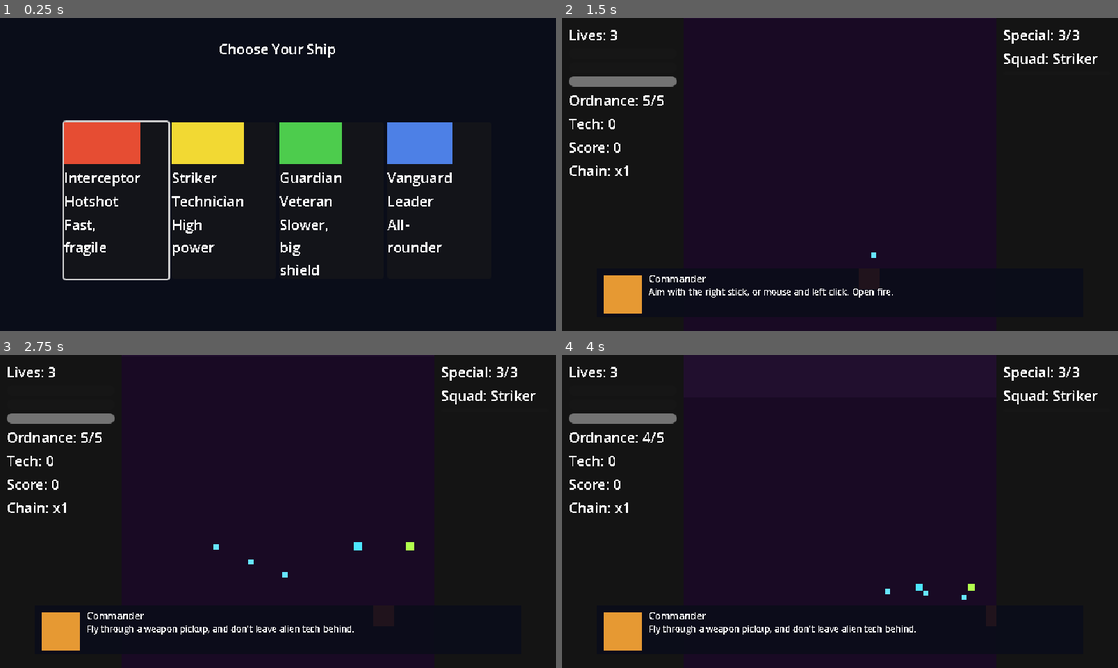
Above: before the commit, frames 1-4 (two rows, left to right).
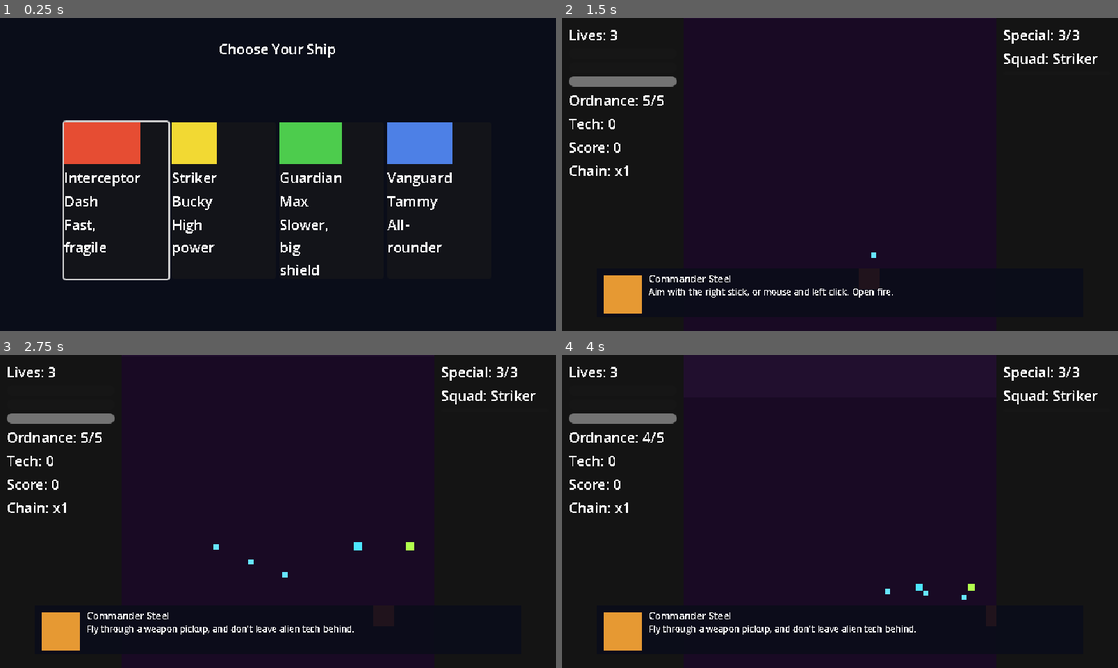
Above: after the commit, the same moments.

Repository: Funfetsunk/terra-intercept
Game: Godot game, scene res://scenes/menus/ship_select.tscn
Two runs of this game, one before a commit and one after it. Both use one fixed random seed, a clock stepped at 60 frames per second and the inputs below.
Inputs (mouse positions are in pixels of both pictures, inside the frame that each line leads up to):
- Up to frame 1 (0.25 s): no input
- Up to frame 2 (1.5 s): click (678, 199) at 0.5 s; tap Enter (ui_accept) at 1.25 s; move the mouse to (962, 158) at 1.27 s; hold D (p1_move_right) from 1.28 s (still down); click (962, 158) at 1.35 s
- Up to frame 3 (2.75 s): tap Enter (ui_accept) at 1.52 s; release D (p1_move_right) at 2 s; drag from (166, 527) to (383, 614) at 2.02 s
- Up to frame 4 (4 s): move the mouse to (895, 442) at 2.77 s; hold D (p1_move_right) 2.78-3.5 s; hold Space (p1_ordnance) 2.78-3.5 s; drag from (812, 574) to (973, 570) at 3.52 s

The runs differ from the first frame. In frame 1, 1.2% of the frame differs, in the area x 12-79%, y 33-62%; in frame 2, less than 0.1%; in frame 3, less than 0.1%; in frame 4, less than 0.1%.

Commit message:
Name the pilots and commander, replacing dialogue placeholders
Dash (Interceptor), Bucky (Striker), Max (Guardian), Tammy (Vanguard),
Commander Steel. Squad speaker names come from ShipData.pilot_name at
runtime, so only the 4 ship resources needed changing there; the 6
tutorial/intro dialogue resources still hardcoded "Commander" as
speaker_name and needed updating directly.

Co-Authored-By: Claude Sonnet 5 <noreply@anthropic.com>
Claude-Session: https://claude.ai/code/session_01RV6NjfYkb9ah9RXEg66au1

Diff:
--- a/data/missions/dialogue_intro_01.tres
+++ b/data/missions/dialogue_intro_01.tres
@@ -5,7 +5,7 @@
 [resource]
 script = ExtResource("1")
 trigger_time = 2.0
-speaker_name = "Commander"
+speaker_name = "Commander Steel"
 portrait_color = Color(0.9, 0.6, 0.2, 1)
 text = "Command here. Systems nominal, pilot. Watch the skies."
 duration = 4.0
--- a/data/missions/london_tutorial_beat_firing.tres
+++ b/data/missions/london_tutorial_beat_firing.tres
@@ -4,7 +4,7 @@
 
 [resource]
 script = ExtResource("1")
-speaker_name = "Commander"
+speaker_name = "Commander Steel"
 portrait_color = Color(0.9, 0.6, 0.2, 1)
 text = "Aim with the right stick, or mouse and left click. Open fire."
 duration = 4.0
--- a/data/missions/london_tutorial_beat_focus.tres
+++ b/data/missions/london_tutorial_beat_focus.tres
@@ -4,7 +4,7 @@
 
 [resource]
 script = ExtResource("1")
-speaker_name = "Commander"
+speaker_name = "Commander Steel"
 portrait_color = Color(0.9, 0.6, 0.2, 1)
 text = "Hold the left trigger or Shift for focus. Slows things down so you can thread the gaps."
 duration = 4.0
--- a/data/missions/london_tutorial_beat_movement.tres
+++ b/data/missions/london_tutorial_beat_movement.tres
@@ -4,7 +4,7 @@
 
 [resource]
 script = ExtResource("1")
-speaker_name = "Commander"
+speaker_name = "Commander Steel"
 portrait_color = Color(0.9, 0.6, 0.2, 1)
 text = "Pilot, get that ship moving. Left stick or WASD."
 duration = 4.0
--- a/data/missions/london_tutorial_beat_ordnance.tres
+++ b/data/missions/london_tutorial_beat_ordnance.tres
@@ -4,7 +4,7 @@
 
 [resource]
 script = ExtResource("1")
-speaker_name = "Commander"
+speaker_name = "Commander Steel"
 portrait_color = Color(0.9, 0.6, 0.2, 1)
 text = "A for ordnance, pilot. Use it wisely, you don't have much."
 duration = 4.0
--- a/data/missions/london_tutorial_beat_pickup_and_tech.tres
+++ b/data/missions/london_tutorial_beat_pickup_and_tech.tres
@@ -4,7 +4,7 @@
 
 [resource]
 script = ExtResource("1")
-speaker_name = "Commander"
+speaker_name = "Commander Steel"
 portrait_color = Color(0.9, 0.6, 0.2, 1)
 text = "Fly through a weapon pickup, and don't leave alien tech behind."
 duration = 4.0
--- a/data/ships/guardian_ship_data.tres
+++ b/data/ships/guardian_ship_data.tres
@@ -5,7 +5,7 @@
 [resource]
 script = ExtResource("1")
 ship_name = "Guardian"
-pilot_name = "Veteran"
+pilot_name = "Max"
 ship_color = Color(0.3, 0.8, 0.3, 1)
 traits_description = "Slower, big shield"
 move_speed = 110.0
--- a/data/ships/interceptor_ship_data.tres
+++ b/data/ships/interceptor_ship_data.tres
@@ -5,7 +5,7 @@
 [resource]
 script = ExtResource("1")
 ship_name = "Interceptor"
-pilot_name = "Hotshot"
+pilot_name = "Dash"
 ship_color = Color(0.9, 0.3, 0.2, 1)
 traits_description = "Fast, fragile"
 move_speed = 170.0
--- a/data/ships/striker_ship_data.tres
+++ b/data/ships/striker_ship_data.tres
@@ -5,7 +5,7 @@
 [resource]
 script = ExtResource("1")
 ship_name = "Striker"
-pilot_name = "Technician"
+pilot_name = "Bucky"
 ship_color = Color(0.95, 0.85, 0.2, 1)
 traits_description = "High power"
 move_speed = 125.0
--- a/data/ships/vanguard_ship_data.tres
+++ b/data/ships/vanguard_ship_data.tres
@@ -5,7 +5,7 @@
 [resource]
 script = ExtResource("1")
 ship_name = "Vanguard"
-pilot_name = "Leader"
+pilot_name = "Tammy"
 ship_color = Color(0.3, 0.5, 0.9, 1)
 traits_description = "All-rounder"
 move_speed = 130.0
